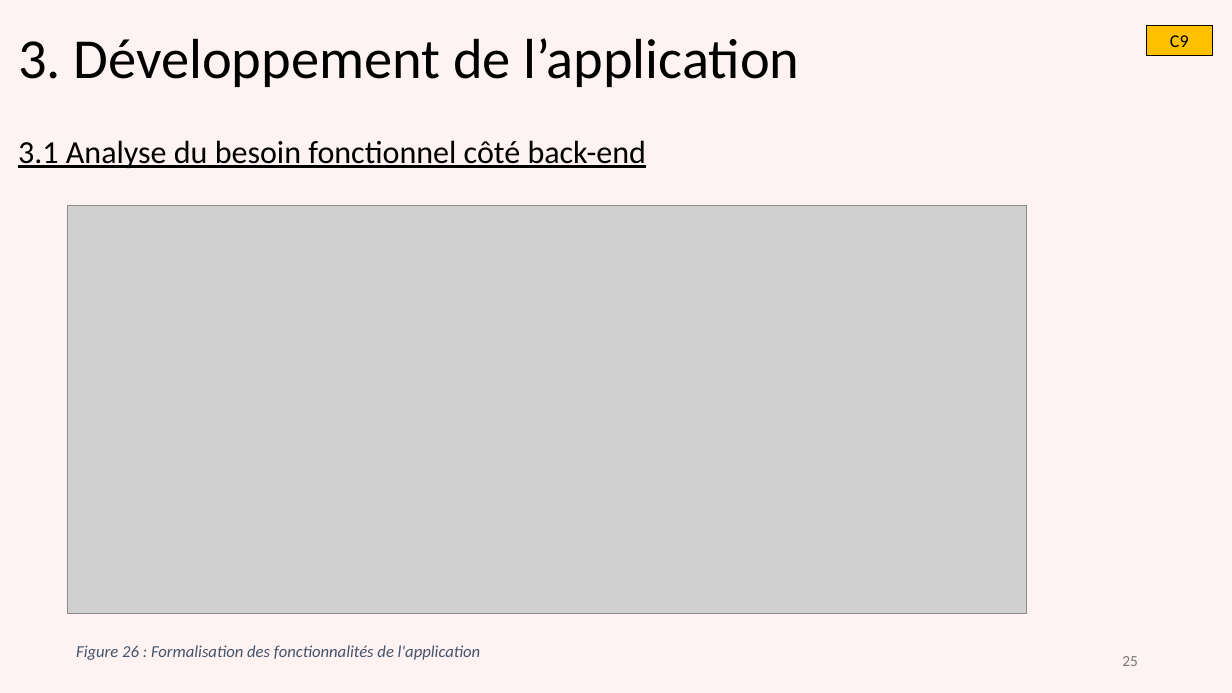
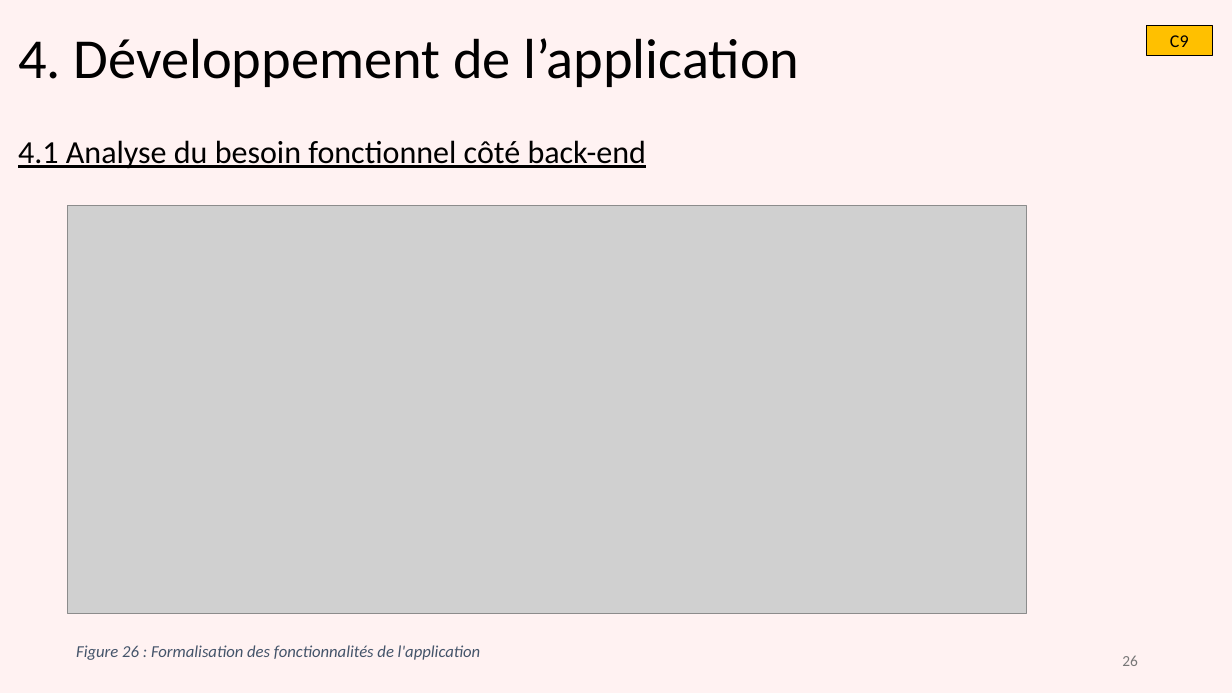
Before and after one commit to gdaume24/Projet-chef-oeuvre, a slide deck: slide 26 of E1/diapo.PPTX (slide 25 before the commit). Drawn at 1232x693 pixels with LibreOffice and Linux fonts; fonts in the diff are those of the drawing; grey boxes stand for pictures. Boxes give left, top, right and bottom in pixels: in the first picture for what was removed or moved away, otherwise in the second. Text is boxed around its words. In the diff, an @@ line names an element or a change of style, - is before the commit and + after.

```diff
--- a/E1/diapo.PPTX
+++ b/E1/diapo.PPTX
@@ title at bbox=[18, 38, 800, 87]: text changed @@
-3. Développement de l’application
+4. Développement de l’application
@@ text at bbox=[18, 140, 646, 169]: text changed @@
-3.1 Analyse du besoin fonctionnel côté back-end
+4.1 Analyse du besoin fonctionnel côté back-end
@@ page number at bbox=[1122, 655, 1138, 666]: text changed @@
-25
+26
```
Also in this commit, not shown: 12 other slides changed, 2 slides added, 2 slides removed, 4 other files.
